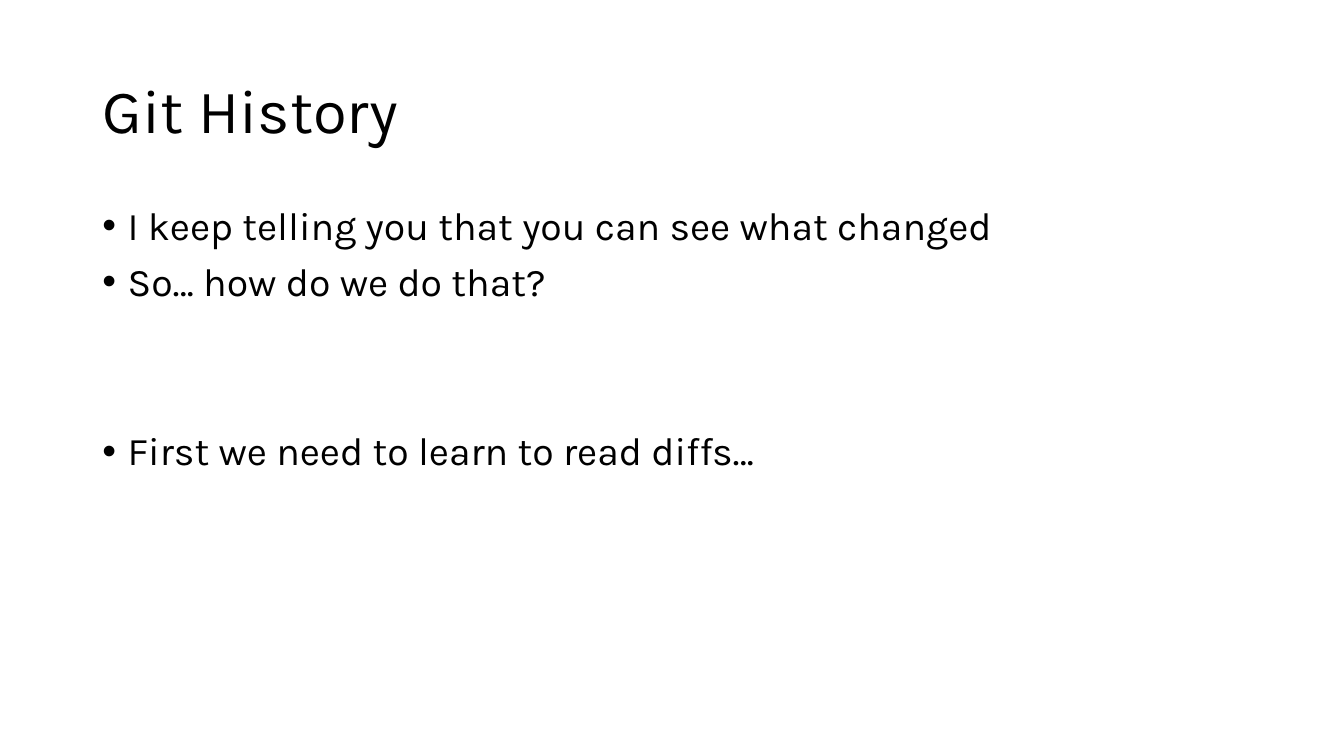
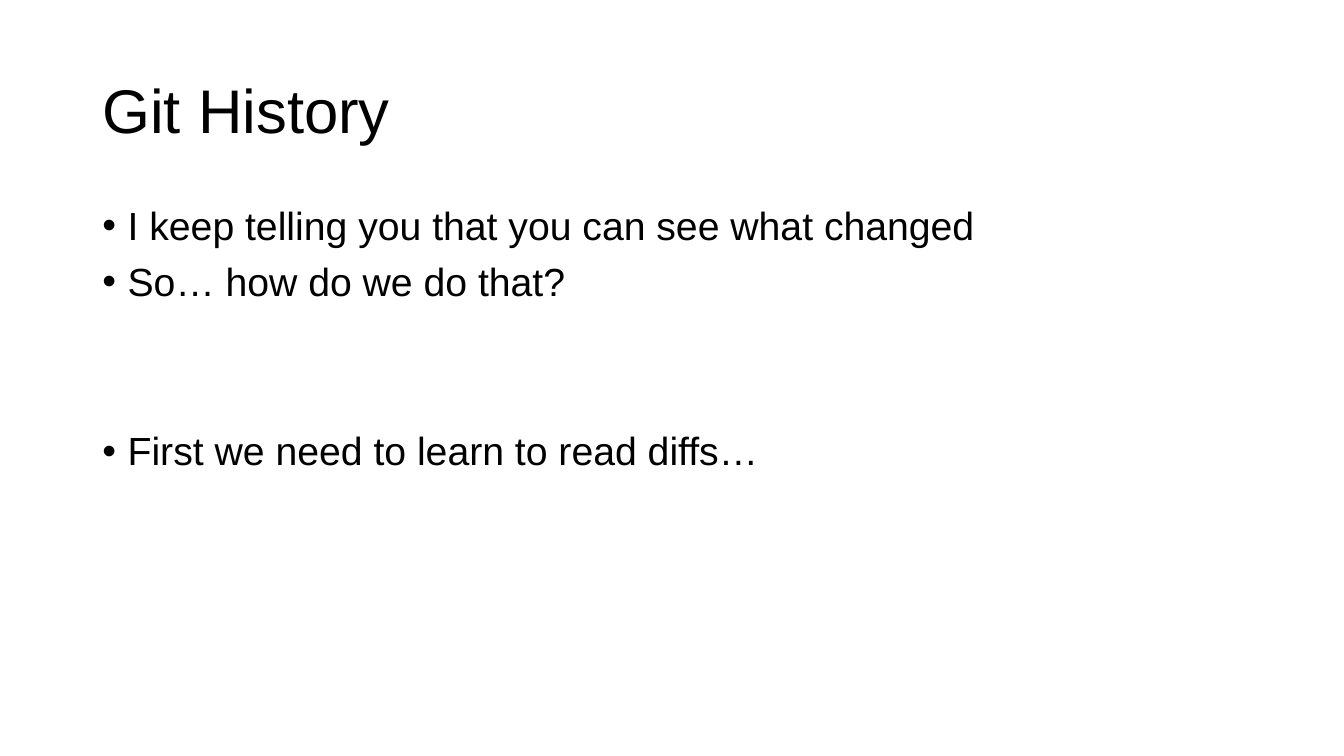
Before and after one commit to JosiahPark64/preAI2C, a slide deck: slide 11 of lesson03/Intro to Version Control/Intro to Version Control.pptx. Drawn at 1344x756 pixels with LibreOffice and Linux fonts; fonts in the diff are those of the drawing. Boxes give left, top, right and bottom in pixels: in the first picture for what was removed or moved away, otherwise in the second. Text is boxed around its words. In the diff, an @@ line names an element or a change of style, - is before the commit and + after.

```diff
--- a/lesson03/Intro to Version Control/Intro to Version Control.pptx
+++ b/lesson03/Intro to Version Control/Intro to Version Control.pptx
@@ title "Git History" at bbox=[102, 88, 390, 145]: font Karla to Arial @@
@@ text "I keep telling you that ..." at bbox=[128, 211, 974, 466]: font Karla to Arial; less space between paragraphs @@
```
Also in this commit, not shown: 20 other slides changed, 1 slide added, 1 other file.
